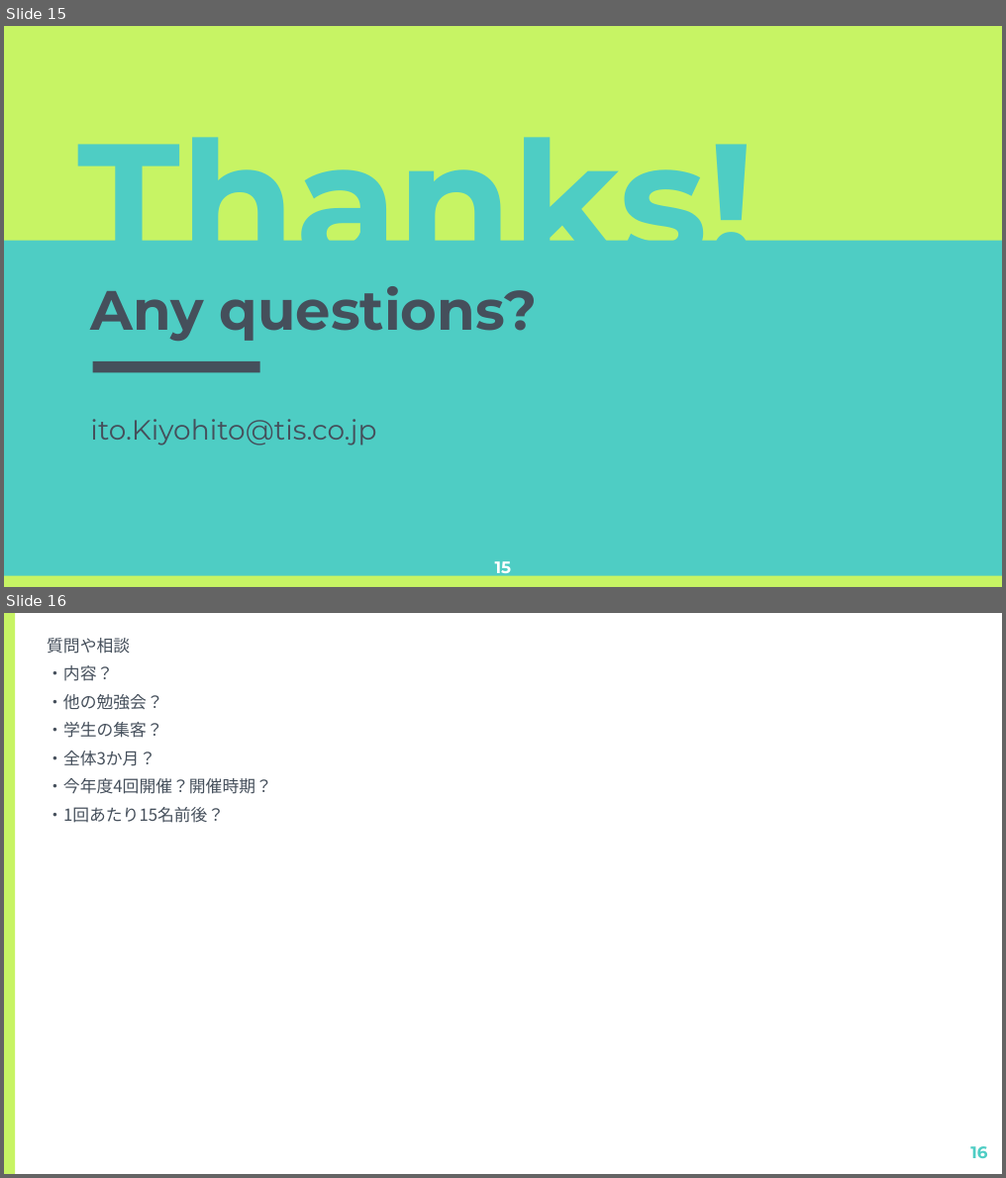
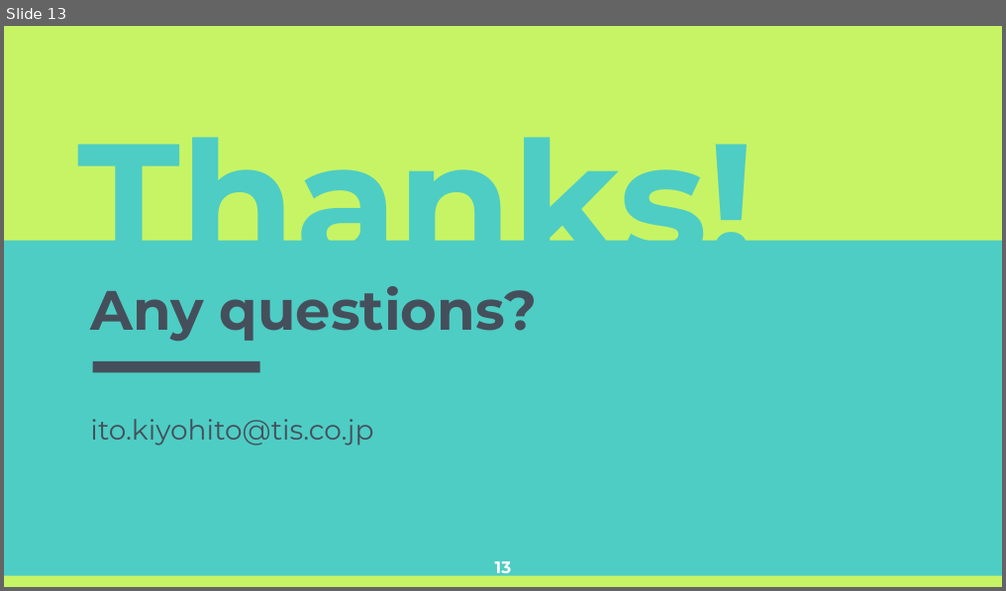
Before and after one commit to kiyohome/wacchi, a slide deck: 2021/ITで地域課題を解決しよう.pptx. Shown one above the other, each under a label of ours: slides 15 and 16 before the commit, slide 13 after it. The pictures are 1006x1178 and 1006x591 pixels, drawn with LibreOffice and Linux fonts; fonts in the diff are those of the drawing. Boxes give left, top, right and bottom in pixels: in the first picture for what was removed or moved away, otherwise in the second. Text is boxed around its words. In the diff, an @@ line names an element or a change of style, - is before the commit and + after.

Commit message:
21年度の会津大向け勉強会資料の追加

```diff
--- a/2021/ITで地域課題を解決しよう.pptx
+++ b/2021/ITで地域課題を解決しよう.pptx
@@ slide 16 removed at [4,613,1002,1174], background #FFFFFF @@
@@ rectangle removed at [4,613,15,1173] @@
@@ text removed at [47,638,272,823] @@
-質問や相談
-・内容？
-・他の勉強会？
-・学生の集客？
-・全体3か月？
-・今年度4回開催？開催時期？
-・1回あたり15名前後？
@@ page number removed at [970,1147,987,1158] @@
-16
@@ what was slide 15 is now slide 13 @@
@@ slide 13 changed as well @@
@@ text at [90,419,373,446]: text changed @@
-ito.Kiyohito@tis.co.jp
+ito.kiyohito@tis.co.jp
@@ page number at [495,562,511,578]: text changed @@
-15
+13
```
Also in this commit, not shown: 9 other slides changed, 4 slides added, 4 other slides removed, 1 other file.
